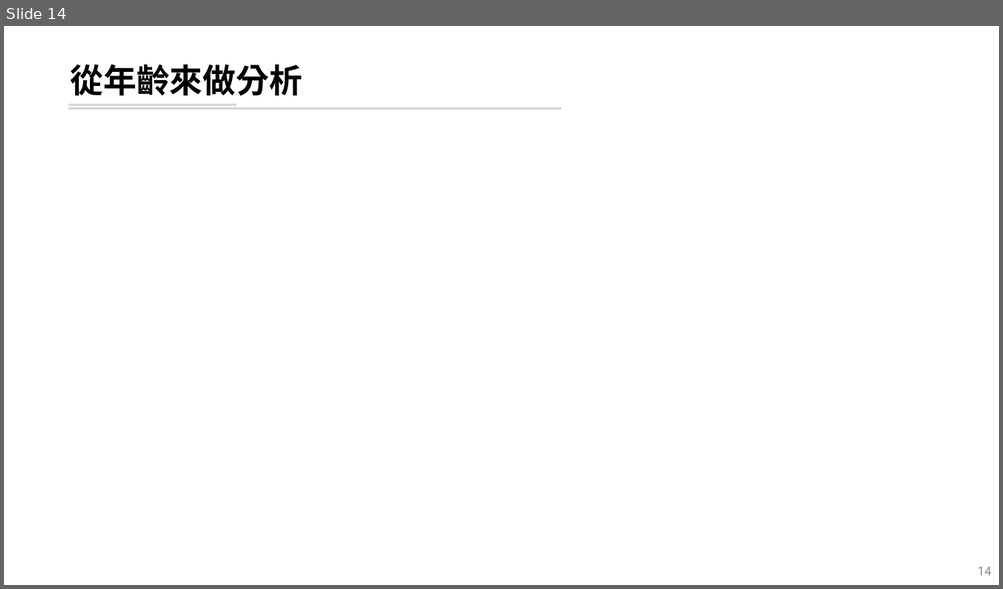
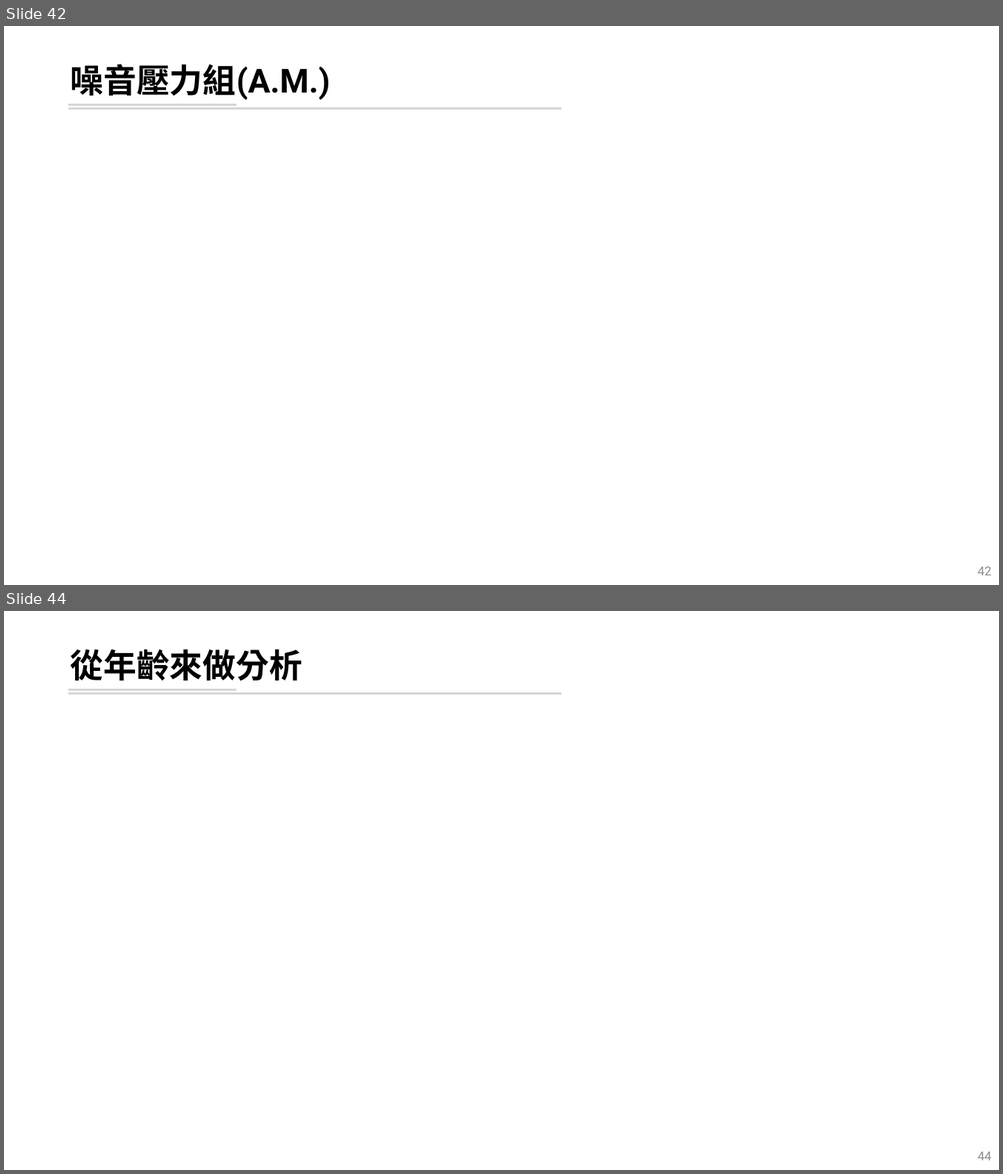
Before and after one commit to leooel97895750/REM_DataMining, a slide deck: 輪班工人暴露噪音下REM片斷化分析.pptx. Shown one above the other, each under a label of ours: slide 14 before the commit, slides 42 and 44 after it; the slides between them are not shown. The pictures are 1003x589 and 1003x1174 pixels, drawn with LibreOffice and Linux fonts; fonts in the diff are those of the drawing. Boxes give left, top, right and bottom in pixels: in the first picture for what was removed or moved away, otherwise in the second. Text is boxed around its words. In the diff, an @@ line names an element or a change of style, - is before the commit and + after.

```diff
--- a/輪班工人暴露噪音下REM片斷化分析.pptx
+++ b/輪班工人暴露噪音下REM片斷化分析.pptx
@@ slide 42 added at (4, 26, 999, 585), background #FFFFFF; not listed: 2 template elements that a slide beside it also shows @@
@@ title added at (70, 64, 330, 100), 32 pt, text #000000, bold @@
+噪音壓力組(A.M.)
@@ page number added at (977, 567, 991, 576), 12 pt, text #8C8C8C @@
+42
@@ what was slide 14 is now slide 44 @@
@@ page number at (977, 1152, 991, 1161): text changed @@
-14
+44
```
Also in this commit, not shown: 6 slides changed, 29 other slides added, 3 other files.
